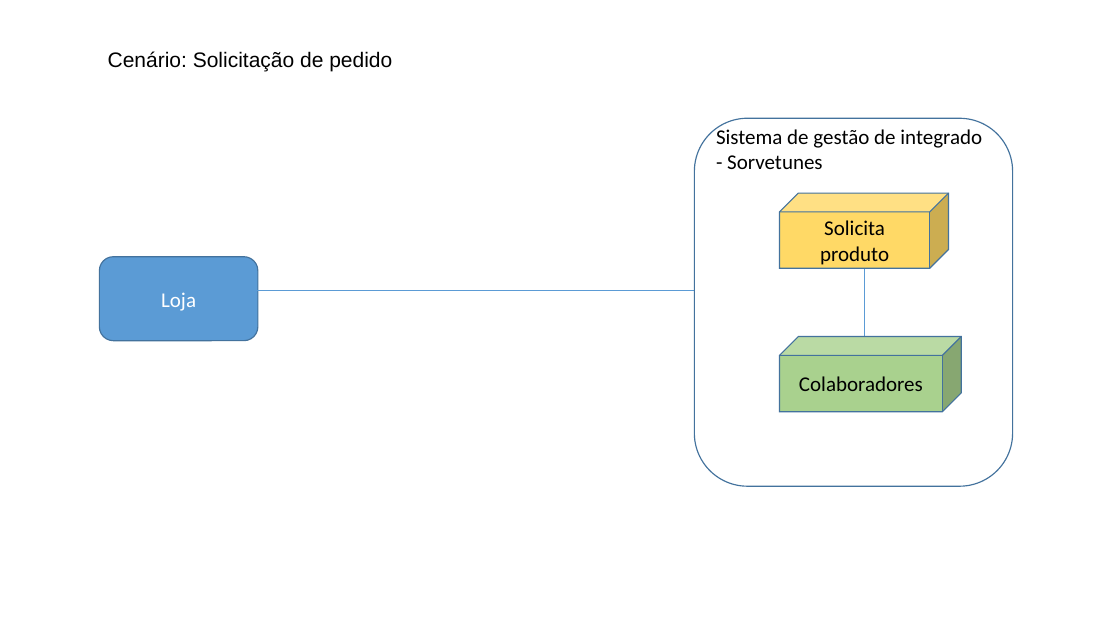
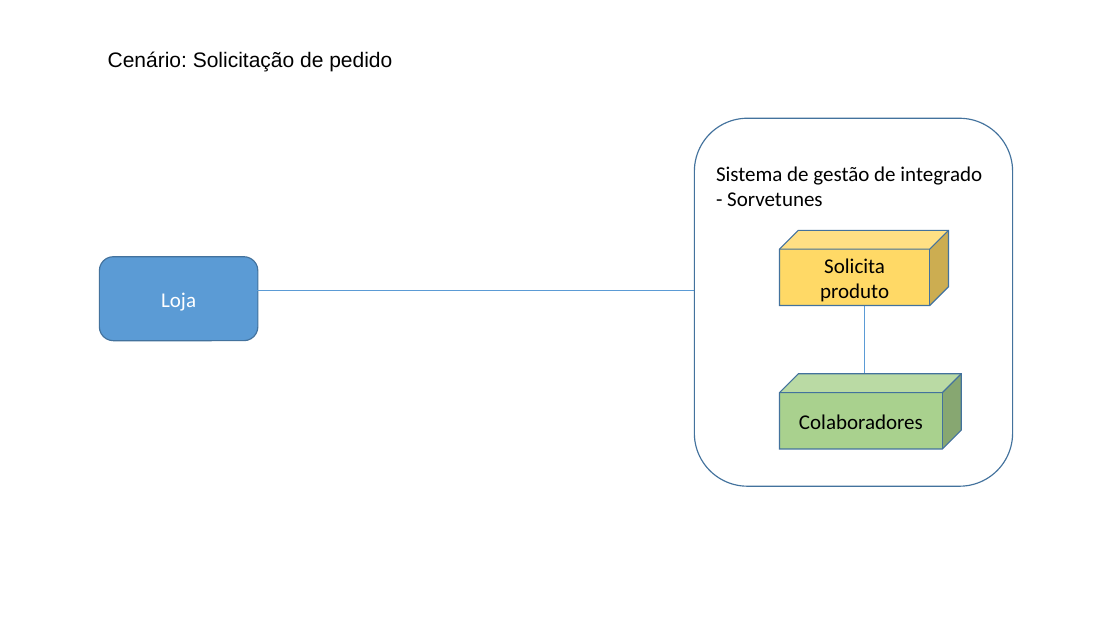
Before and after one commit to maapsystem/MaapSystem, a slide deck: slide 4 of artefatos/15-Engenharia de Requisitos.pptx. Drawn at 1120x630 pixels with LibreOffice and Linux fonts; fonts in the diff are those of the drawing. Boxes give left, top, right and bottom in pixels: in the first picture for what was removed or moved away, otherwise in the second. Text is boxed around its words. In the diff, an @@ line names an element or a change of style, - is before the commit and + after.

```diff
--- a/artefatos/15-Engenharia de Requisitos.pptx
+++ b/artefatos/15-Engenharia de Requisitos.pptx
@@ 2 cubes, 1 text: place and size @@
-2 cubes, 1 text at <box>716,126,982,413</box>
+2 cubes, 1 text at <box>716,166,982,450</box>
@@ line moved from (865, 268) - (865, 338) to (865, 306) - (865, 375) @@
```
Also in this commit, not shown: 1 other slide changed, 1 other file.
